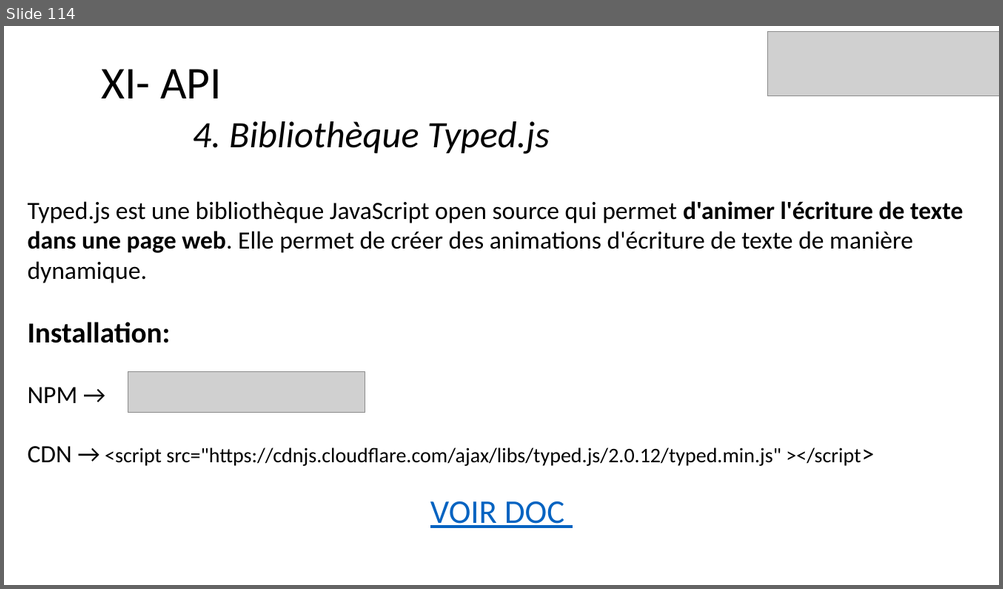
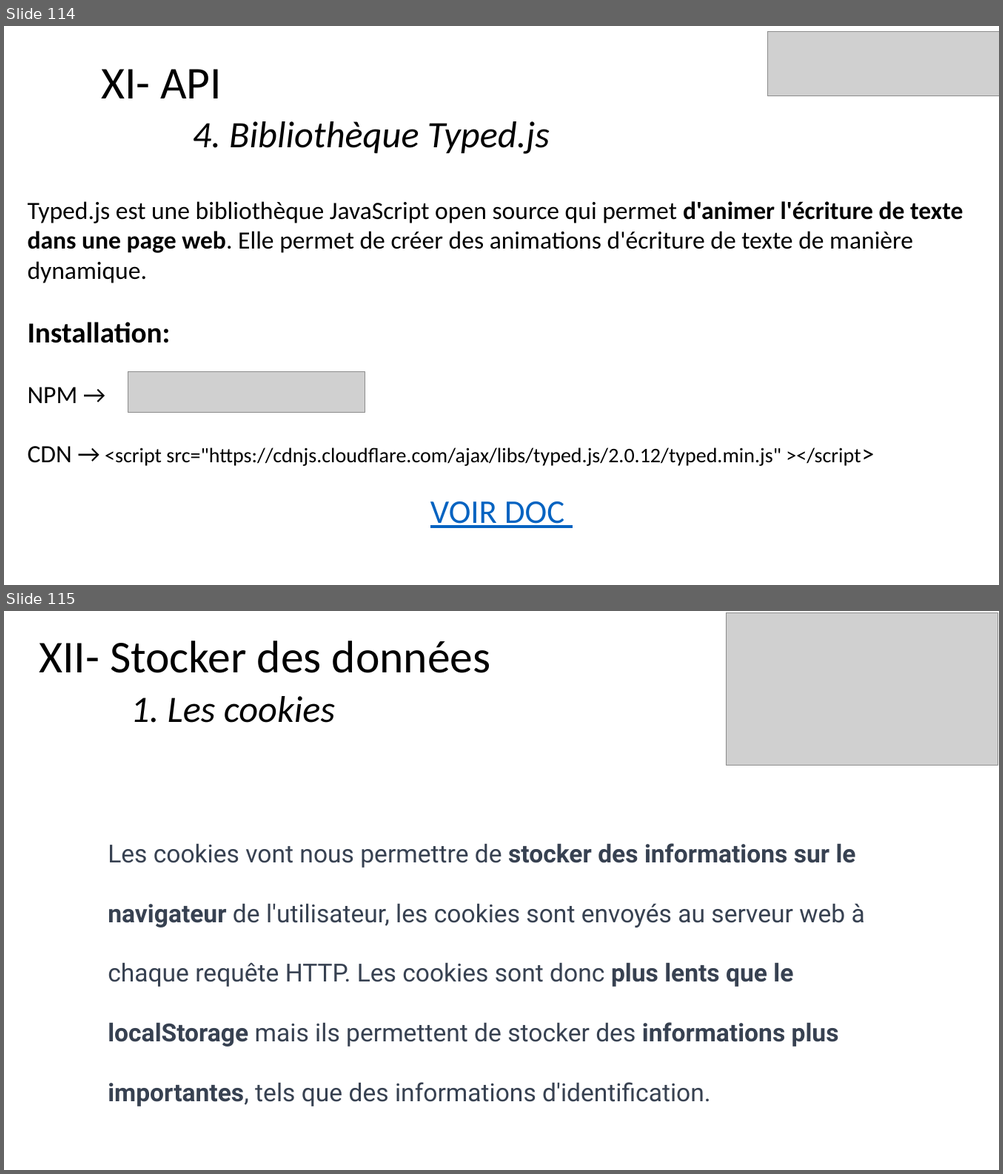
Before and after one commit to ArMb57/JavaScript, a slide deck: cours.pptx. Shown one above the other, each under a label of ours: slide 114 before the commit, slides 114 and 115 after it. The pictures are 1003x589 and 1003x1174 pixels, drawn with LibreOffice and Linux fonts; fonts in the diff are those of the drawing; grey boxes stand for pictures. Boxes give left, top, right and bottom in pixels: in the first picture for what was removed or moved away, otherwise in the second. Text is boxed around its words. In the diff, an @@ line names an element or a change of style, - is before the commit and + after.

Commit message:
localStorage + exo themes

```diff
--- a/cours.pptx
+++ b/cours.pptx
@@ slide 115 added at [4,611,999,1170], background #FFFFFF @@
@@ picture added at [726,612,998,766] @@
@@ title added at [39,641,491,723], 44 pt, text #000000 @@
+XII- Stocker des données
+1. Les cookies
@@ text added at [108,843,865,1107], 24 pt, text #374151 @@
+Les cookies vont nous permettre de stocker des informations sur le navigateur de l'utilisateur, les cookies sont envoyés au serveur web à chaque requête HTTP. Les cookies sont donc plus lents que le localStorage mais ils permettent de stocker des informations plus importantes, tels que des informations d'identification.
```
Also in this commit, not shown: 5 other slides added, 3 other files.
